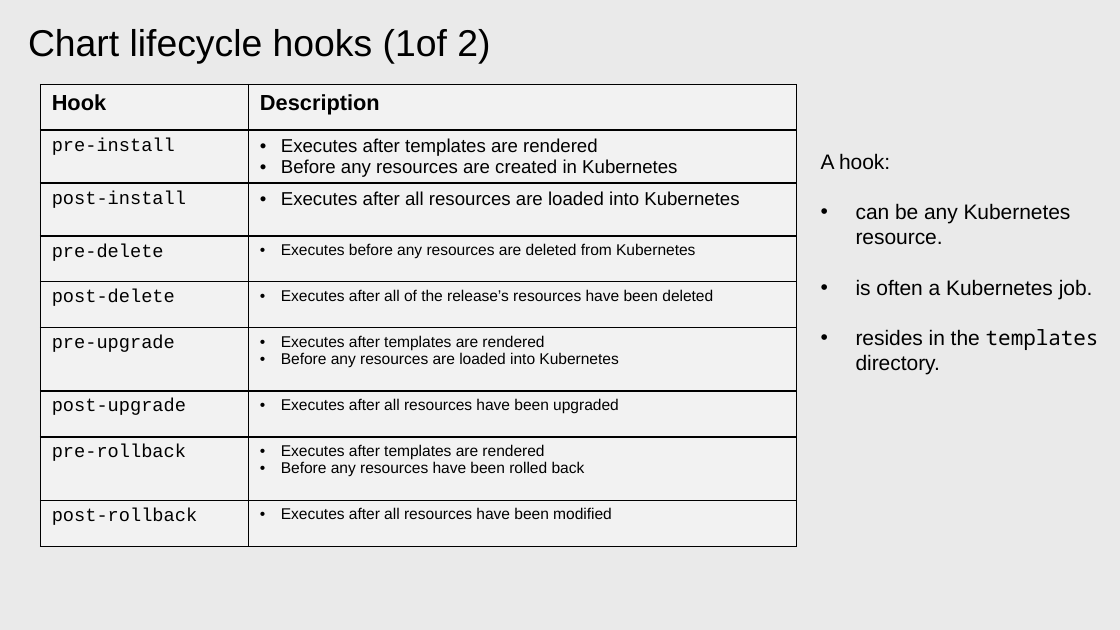
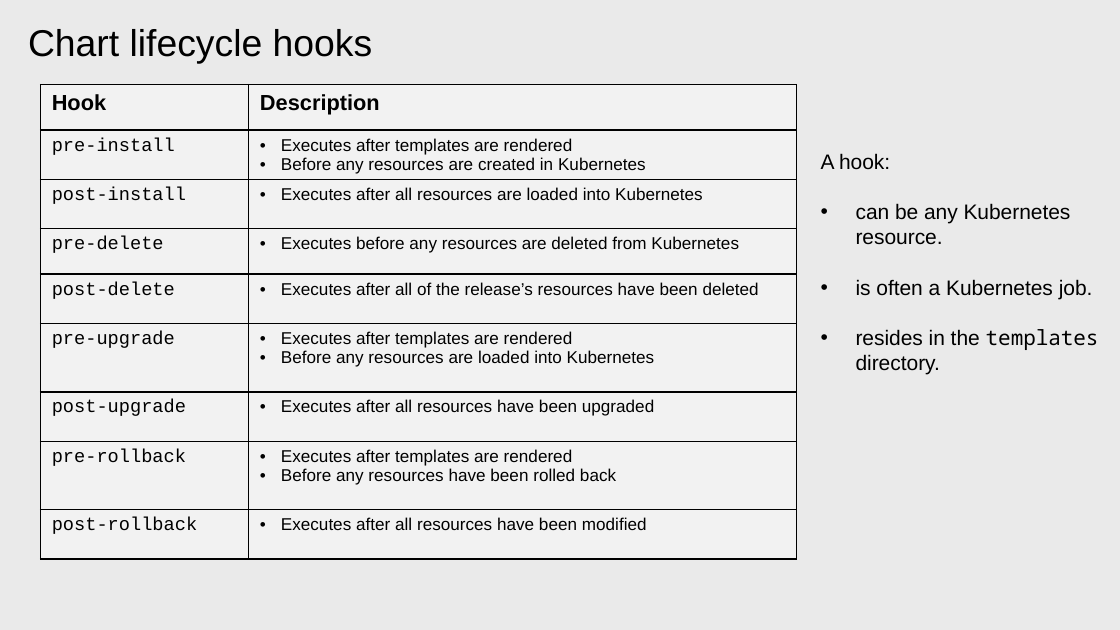
Before and after one commit to patrocinio/cloud-private-bootcamp, a slide deck: slide 4 of Units_development/Creating Helm charts_AWG.pptx (slide 5 before the commit). Drawn at 1120x630 pixels with LibreOffice and Linux fonts; fonts in the diff are those of the drawing. Boxes give left, top, right and bottom in pixels: in the first picture for what was removed or moved away, otherwise in the second. Text is boxed around its words. In the diff, an @@ line names an element or a change of style, - is before the commit and + after.

```diff
--- a/Units_development/Creating Helm charts_AWG.pptx
+++ b/Units_development/Creating Helm charts_AWG.pptx
@@ title at box(28, 29, 373, 64): text changed @@
-Chart lifecycle hooks (1of 2)
+Chart lifecycle hooks
@@ table at box(40, 85, 796, 582) @@
@@ size 12 to 11 pt in "Executes after templates are rendered", "Before any resources are created in Kubernetes", "Executes after all resources are loaded into ..." @@
@@ size 10 to 11 pt in "Executes before any resources are deleted from ...", "Executes after all of the release’s resources ...", "Executes after templates are rendered", "Before any resources are loaded into Kubernetes" and 4 more places @@
```
Also in this commit, not shown: 9 other slides changed, 2 slides removed.
